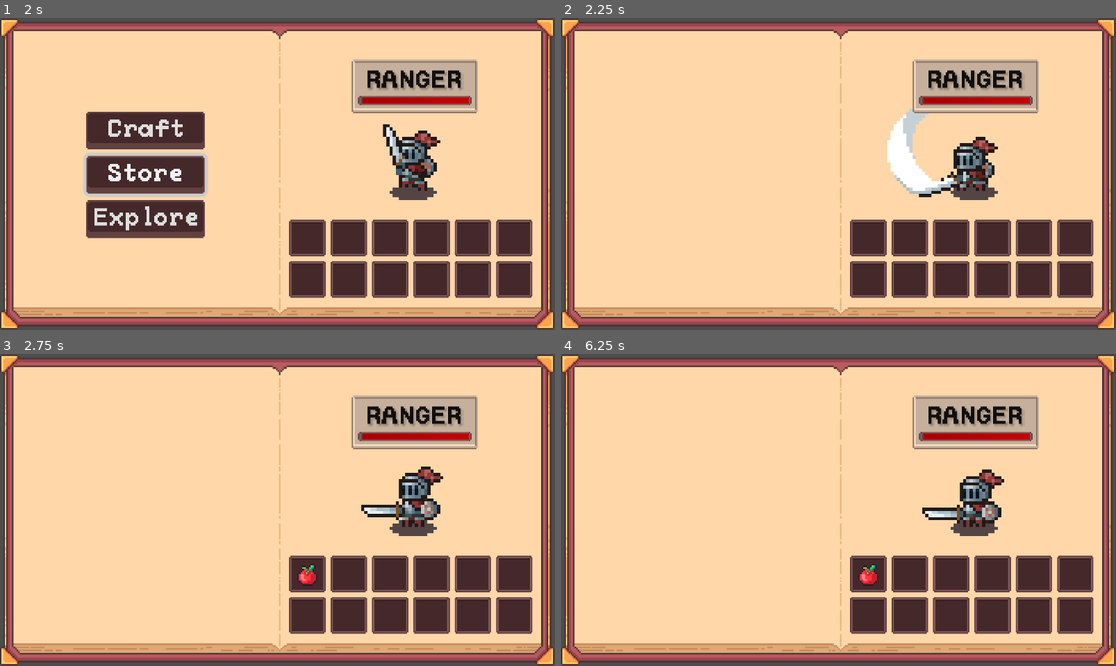
Above: before the commit, frames 1-4 (two rows, left to right).
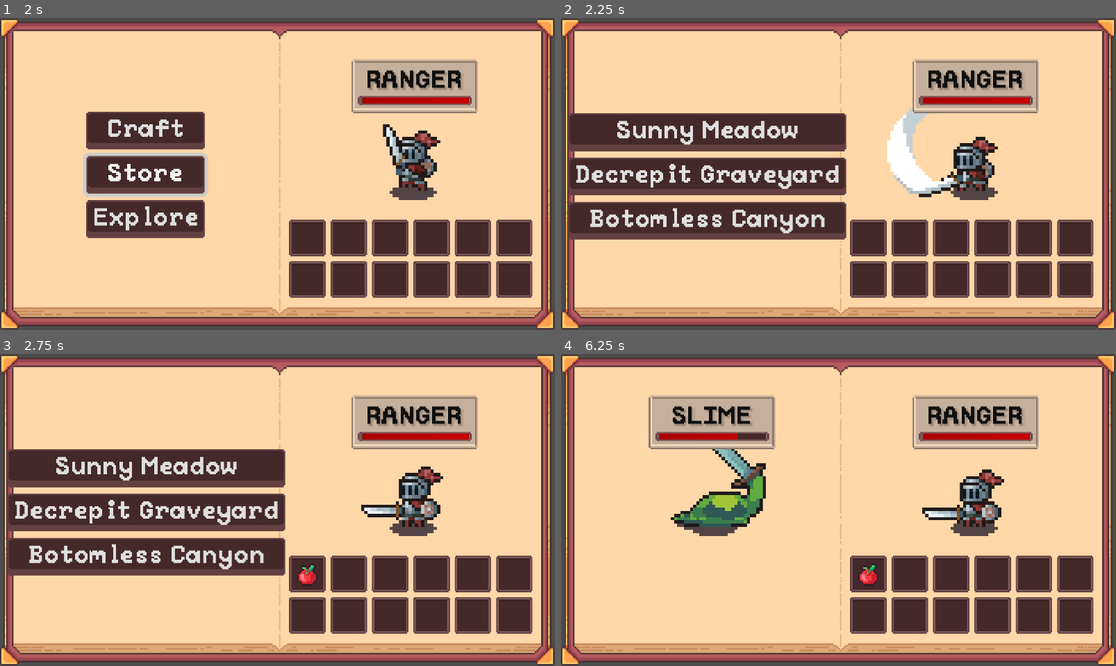
Above: after the commit, the same moments.

Repository: Blortlett/GodotIdle
Game: Godot game, scene res://Scenes/GuiNode.tscn
The game is run twice, just before and just after one commit, with the same random seed, the same clock (stepped at 60 frames per second) and the same inputs.
Inputs (mouse positions are in pixels of both pictures, inside the frame that each line leads up to):
- Up to frame 1 (2 s): click "Craft" at 0.5 s; click "Store" at 1.25 s
- Up to frame 2 (2.25 s): click "Explore" at 2 s
- Up to frame 3 (2.75 s): no input
- Up to frame 4 (6.25 s): click (705, 469) at 2.75 s, where only the run after the commit has a clickable "Sunny Meadow"

Frame 1 is identical in both runs. In frame 2, 18% of the frame differs, in the area x 1-52%, y 30-72%; in frame 3, 18%; in frame 4, 6.2%.

Commit message:
Can go from home to fighting enemies. Need to add return to home button. Need to make player only attack when out exploring

Diff:
--- a/Scripts/GameManager/scrGameManager.gd
+++ b/Scripts/GameManager/scrGameManager.gd
@@ -1,8 +1,7 @@
-# scrGameManager.gd - Signal-based version
 class_name GameStateManager
 extends Node
 
-signal state_changed(state_name: String)
+signal state_changed(state_type: GameState.StateType)
 
 var CurrentGameState: GameState = null
 var gameStates: Array[GameState] = []
@@ -25,11 +24,15 @@
 	add_child(CurrentGameState)
 	CurrentGameState.EnterState()
 
-	# Emit signal with state class name
-	state_changed.emit(new_state.get_script().get_global_name())
+	# Emit signal with state type enum
+	state_changed.emit(new_state.state_type)
 
 # Simplified state implementations
 class HomeState extends GameState:
+	func _init(manager: GameStateManager):
+		super(manager)
+		state_type = StateType.HOME
+
 	func EnterState() -> void:
 		print("Entered Home State")
 		# UI is handled by signal system
@@ -38,6 +41,10 @@
 		print("Exited Home State")
 
 class DestinationMenuState extends GameState:
+	func _init(manager: GameStateManager):
+		super(manager)
+		state_type = StateType.DESTINATION_MENU
+
 	func EnterState() -> void:
 		print("Entered Destination Menu State")
 
@@ -45,6 +52,10 @@
 		print("Exited Destination Menu State")
 
 class ExploringState extends GameState:
+	func _init(manager: GameStateManager):
+		super(manager)
+		state_type = StateType.EXPLORING
+
 	func EnterState() -> void:
 		print("Entered Exploring State")
 
--- a/Scripts/GameManager/scrGameState.gd
+++ b/Scripts/GameManager/scrGameState.gd
@@ -1,7 +1,14 @@
 class_name GameState
 extends Node
 
+enum StateType {
+	HOME,
+	DESTINATION_MENU,
+	EXPLORING
+}
+
 var game_manager: GameStateManager
+var state_type: StateType
 
 func _init(manager: GameStateManager) -> void:
 	game_manager = manager
--- a/Scripts/scrUIController.gd
+++ b/Scripts/scrUIController.gd
@@ -4,6 +4,7 @@
 @onready var HomeUI: Control = get_node("../InventoryUI/BookLeftPageSprite/HomeMenuUI")
 @onready var DestinationUI: Control = get_node("../InventoryUI/BookLeftPageSprite/DestinationMenuUI")
 @onready var EnemyCharacterUI: Control = get_node("../InventoryUI/BookLeftPageSprite/CharacterDisplay")
+
 
 func _ready():
 	# Connect to state manager signals
@@ -14,23 +15,24 @@
 	hide_all_uis()
 	HomeUI.visible = true;
 
+
 func hide_all_uis():
 	HomeUI.visible = false
 	DestinationUI.visible = false
 	EnemyCharacterUI.visible = false
 
-func _on_state_changed(state_name: String):
-	hide_all_uis()  # Hide all first
-	print_debug(state_name);
-	match state_name:
-		"HomeState":
+
+func _on_state_changed(state_type: GameState.StateType):
+	# Hide all first
+	hide_all_uis();
+
+	# Turn on active UI determined by active state
+	match state_type:
+		GameState.StateType.HOME:
 			HomeUI.visible = true
-			print_debug("Showing Home Menu");
-		"DestinationMenuState":
+		GameState.StateType.DESTINATION_MENU:
 			DestinationUI.visible = true
-			print_debug("Showing Destination Menu");
-		"ExploringState":
+		GameState.StateType.EXPLORING:
 			EnemyCharacterUI.visible = true
-			print_debug("Showing Combat Zone");
-		_:
+		_: # default case (Means shit's broken)
 			print_debug("Broke ass broken state fuck")
--- a/UI/DestinationMenuUI/scrDestinationMenuUI.gd
+++ b/UI/DestinationMenuUI/scrDestinationMenuUI.gd
@@ -16,6 +16,7 @@
 		var new_button: Button = mButton.instantiate();
 		ButtonParent.add_child(new_button);
 		new_button.text = Destinations[i].Name;
+		ImplementButton(new_button, i);
 
 # -= Button Pressed Functions =-
 func OnButtonMeadows():
